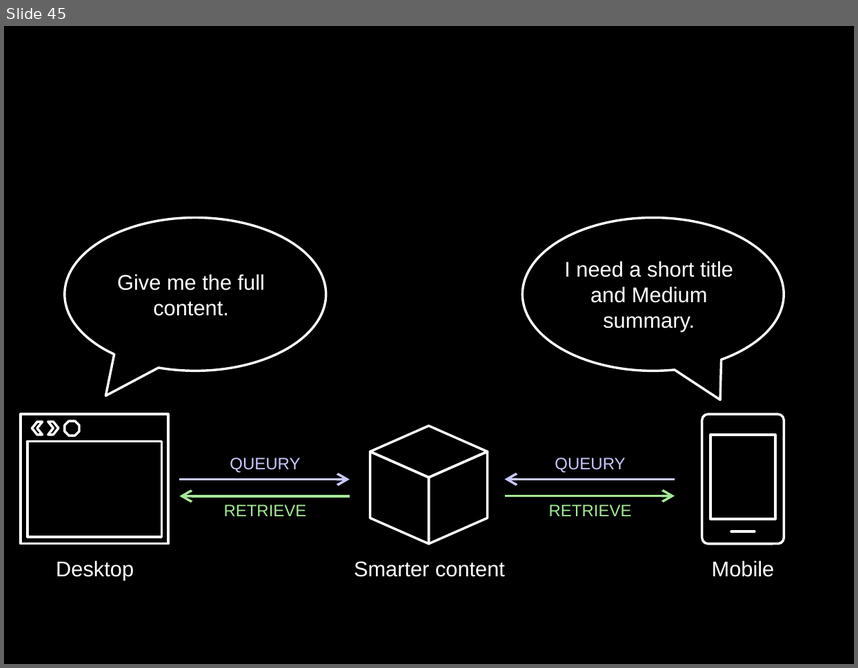
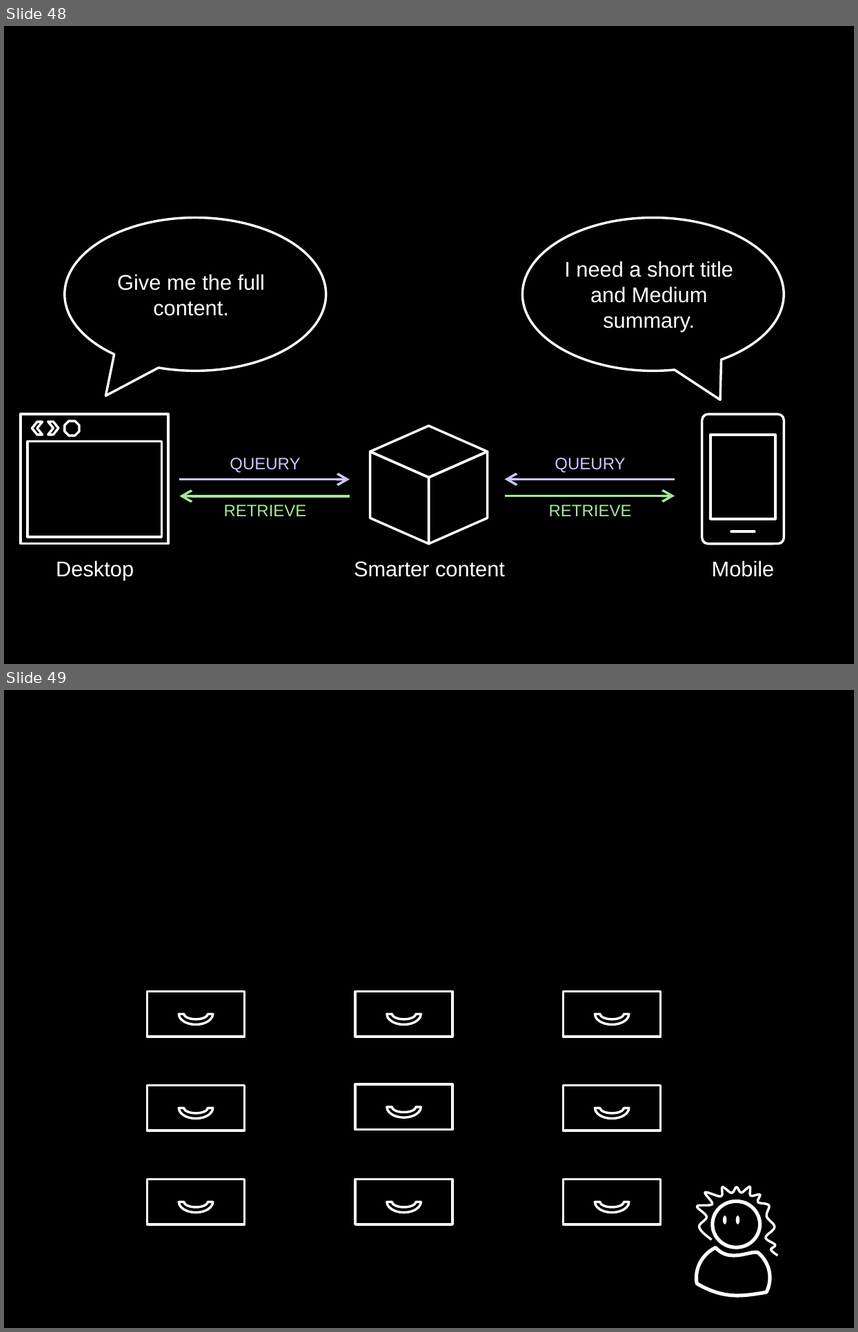
Before and after one commit to socketwench/introToContentTypes, a slide deck: src/introToContentTypes.pptx. Shown one above the other, each under a label of ours: slide 45 before the commit, slides 48 and 49 after it. The pictures are 858x668 and 858x1332 pixels, drawn with LibreOffice and Linux fonts; fonts in the diff are those of the drawing. Boxes give left, top, right and bottom in pixels: in the first picture for what was removed or moved away, otherwise in the second. Text is boxed around its words. In the diff, an @@ line names an element or a change of style, - is before the commit and + after.

```diff
--- a/src/introToContentTypes.pptx
+++ b/src/introToContentTypes.pptx
@@ slide 49 added at (4, 690, 854, 1328), background #000000 @@
@@ rectangle added at (147, 991, 243, 1036), outline #FFFFFF 2 pt @@
@@ rectangle added at (355, 991, 452, 1036), outline #FFFFFF 2 pt @@
@@ rectangle added at (564, 991, 660, 1036), outline #FFFFFF 2 pt @@
@@ arch (boxed as its full ring) added at (179, 1004, 213, 1025), outline #FFFFFF 2 pt @@
@@ arch (boxed as its full ring) added at (386, 1004, 421, 1025), outline #FFFFFF 2 pt @@
@@ arch (boxed as its full ring) added at (595, 1004, 629, 1025), outline #FFFFFF 2 pt @@
@@ rectangle added at (147, 1085, 243, 1130), outline #FFFFFF 2 pt @@
@@ arch (boxed as its full ring) added at (179, 1097, 213, 1118), outline #FFFFFF 2 pt @@
@@ rectangle added at (355, 1085, 452, 1130), outline #FFFFFF 2 pt @@
@@ arch (boxed as its full ring) added at (386, 1096, 421, 1118), outline #FFFFFF 2 pt @@
@@ rectangle added at (564, 1085, 660, 1130), outline #FFFFFF 2 pt @@
@@ arch (boxed as its full ring) added at (595, 1097, 629, 1118), outline #FFFFFF 2 pt @@
@@ rectangle added at (147, 1179, 243, 1224), outline #FFFFFF 2 pt @@
@@ rectangle added at (355, 1179, 452, 1224), outline #FFFFFF 2 pt @@
@@ rectangle added at (564, 1179, 660, 1224), outline #FFFFFF 2 pt @@
@@ freeform shape added at (697, 1186, 777, 1255), outline #FFFFFF 2 pt @@
@@ arch (boxed as its full ring) added at (179, 1191, 213, 1212), outline #FFFFFF 2 pt @@
@@ arch (boxed as its full ring) added at (386, 1191, 421, 1212), outline #FFFFFF 2 pt @@
@@ arch (boxed as its full ring) added at (595, 1191, 629, 1212), outline #FFFFFF 2 pt @@
@@ ellipse added at (713, 1201, 760, 1247), outline #FFFFFF 3 pt @@
@@ ellipse added at (723, 1215, 727, 1224), fill #FFFFFF @@
@@ ellipse added at (736, 1215, 740, 1224), fill #FFFFFF @@
@@ freeform shape added at (697, 1247, 771, 1295), outline #FFFFFF 3 pt @@
@@ what was slide 45 is now slide 48 @@
```
Also in this commit, not shown: 15 other slides added, 21 other files.
